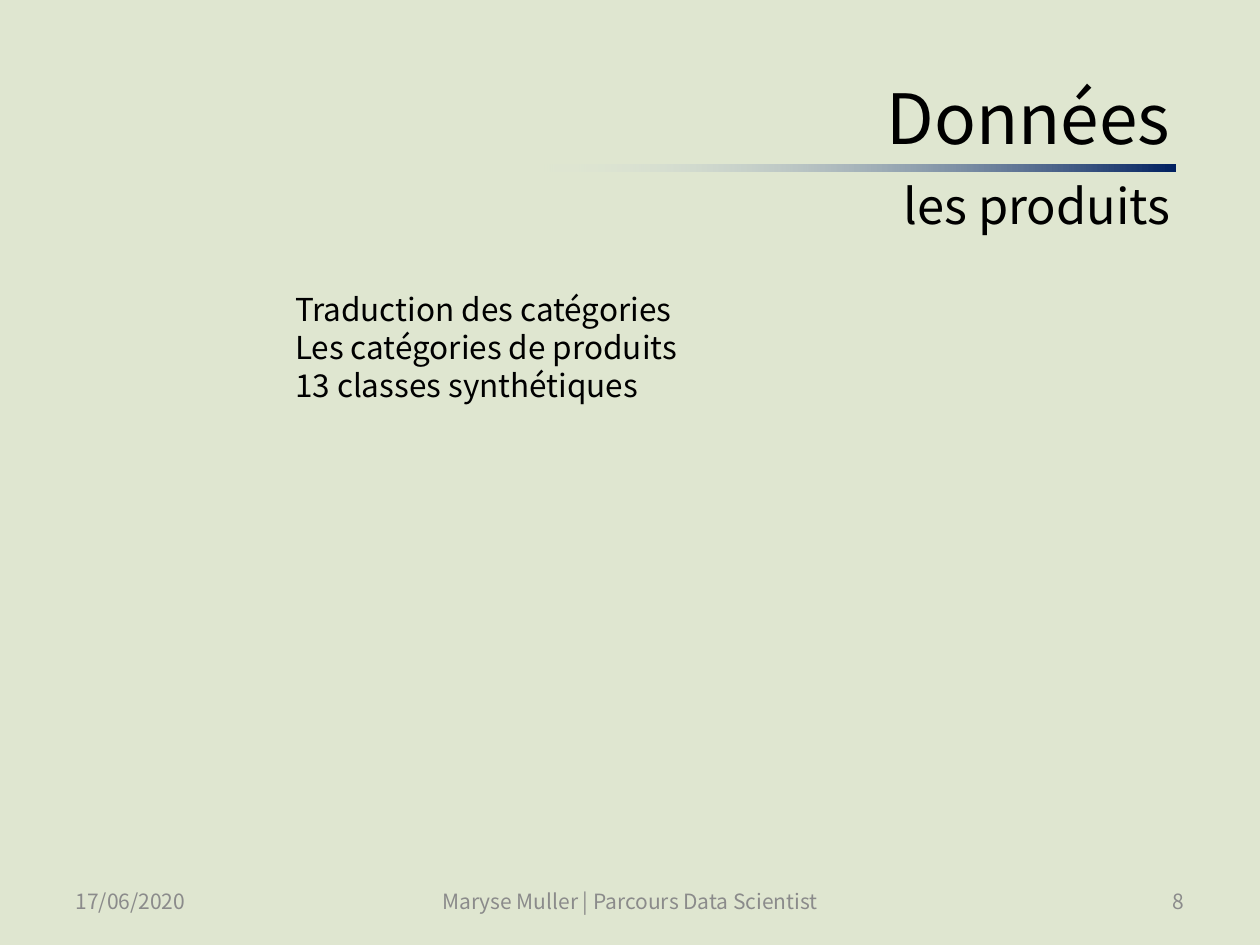
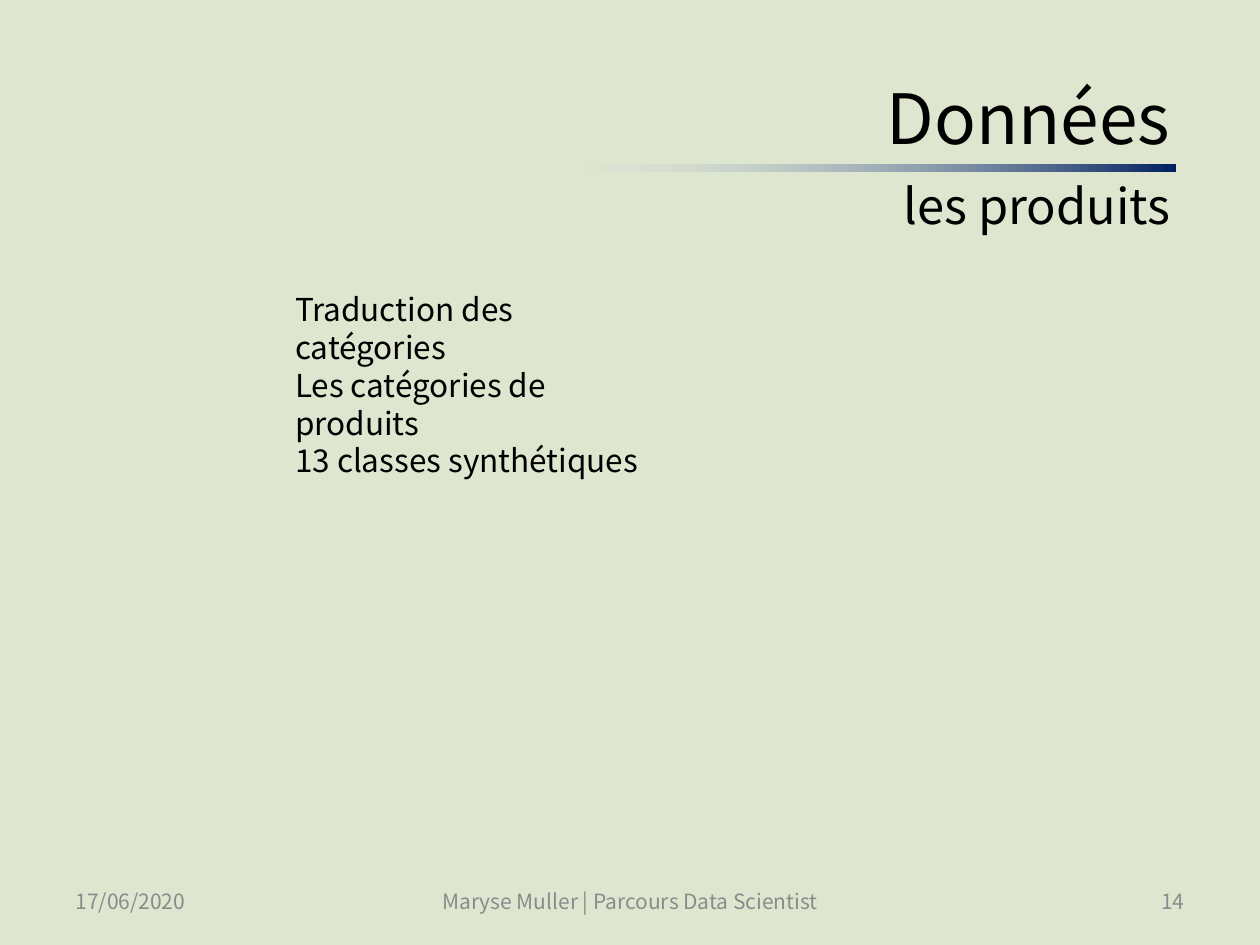
Before and after one commit to SmellyArmure/OC_DS_Project5, a slide deck: slide 14 of PRESENTATION/Projet5.pptx (slide 8 before the commit). Drawn at 1260x945 pixels with LibreOffice and Linux fonts; fonts in the diff are those of the drawing. Boxes give left, top, right and bottom in pixels: in the first picture for what was removed or moved away, otherwise in the second. Text is boxed around its words. In the diff, an @@ line names an element or a change of style, - is before the commit and + after.

Commit message:
Avancé dans la présentation : problématique, données (extraction)

```diff
--- a/PRESENTATION/Projet5.pptx
+++ b/PRESENTATION/Projet5.pptx
@@ text "Traduction des catégories" rewrapped from box(295, 293, 677, 405) to box(295, 296, 638, 480) @@
@@ page number at box(1161, 894, 1184, 909): text changed @@
-8
+14
```
Also in this commit, not shown: 10 other slides changed, 13 slides added, 3 other files.
